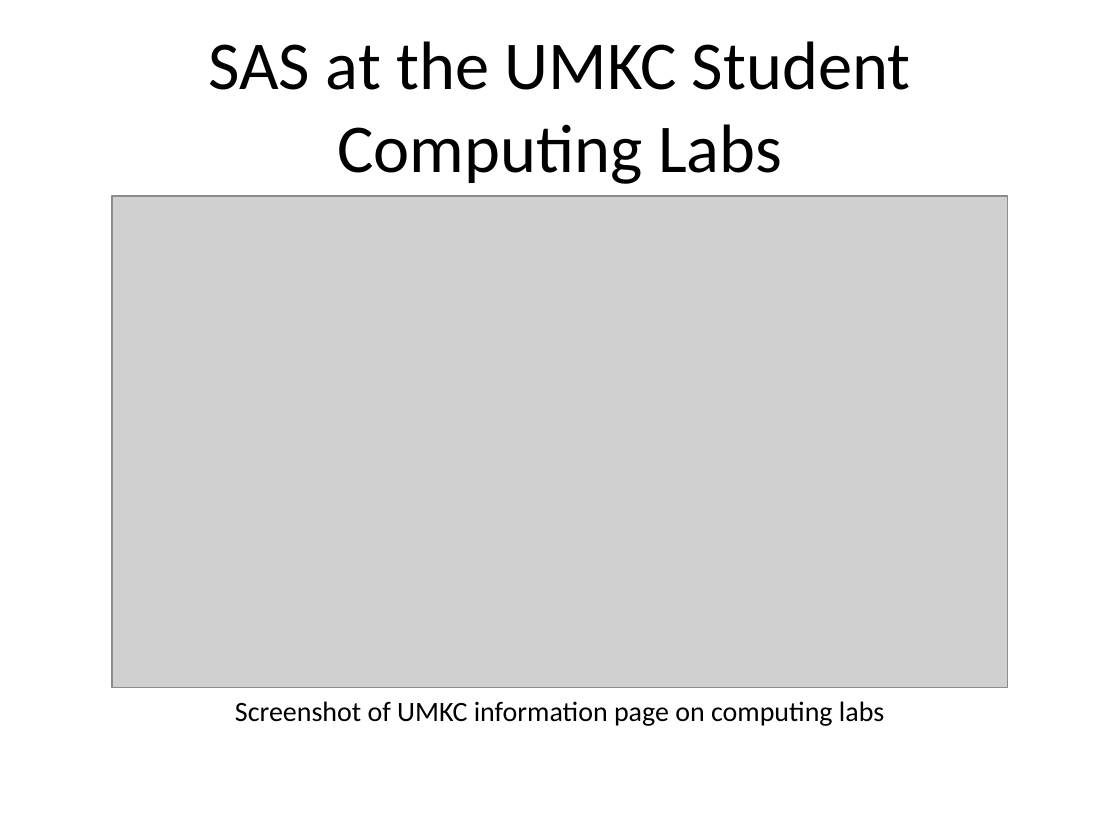
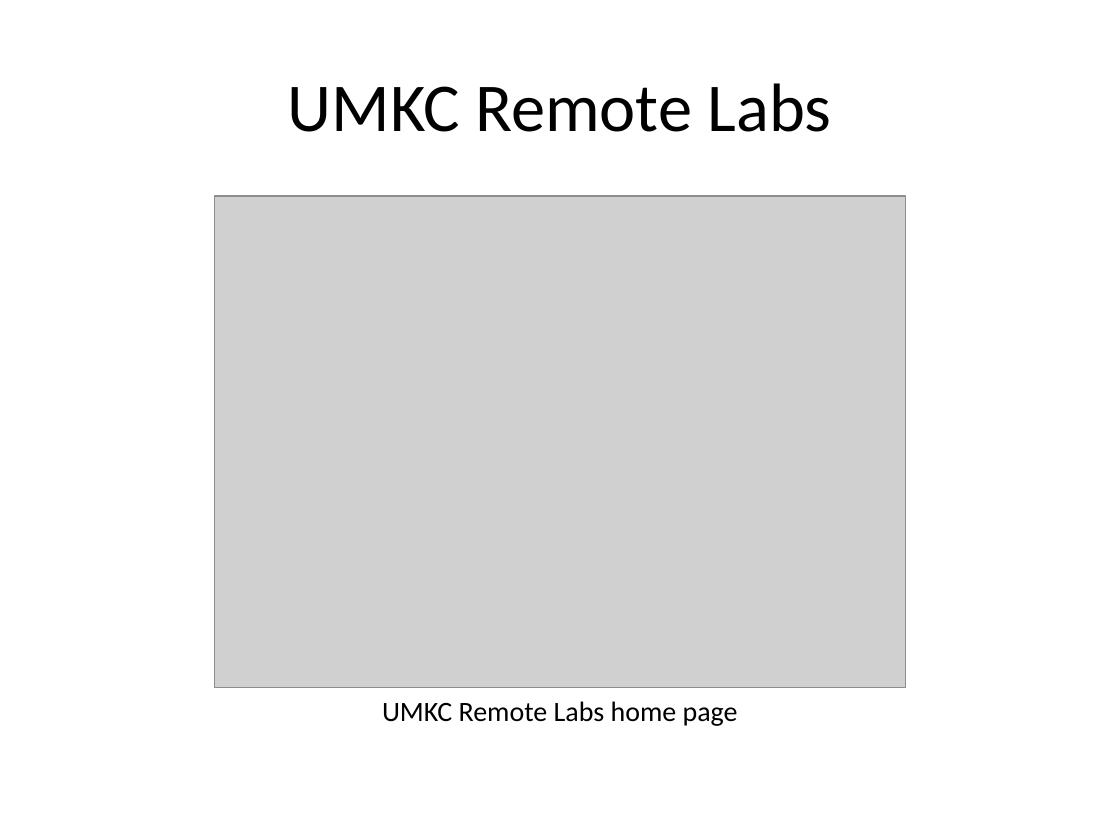
Before and after one commit to pmean/introduction-to-SAS, a slide deck: slide 13 of results/m01-course-introduction.pptx. Drawn at 1120x840 pixels with LibreOffice and Linux fonts; fonts in the diff are those of the drawing; grey boxes stand for pictures. Boxes give left, top, right and bottom in pixels: in the first picture for what was removed or moved away, otherwise in the second. Text is boxed around its words. In the diff, an @@ line names an element or a change of style, - is before the commit and + after.

```diff
--- a/results/m01-course-introduction.pptx
+++ b/results/m01-course-introduction.pptx
@@ title at [288,83,832,132]: text changed @@
-SAS at the UMKC Student Computing Labs
+UMKC Remote Labs
@@ picture: place and size @@
-picture at [112,196,1008,688]
+picture at [215,196,906,688]
@@ text at [382,701,738,726]: text changed @@
-Screenshot of UMKC information page on computing labs
+UMKC Remote Labs home page
```
Also in this commit, not shown: 10 other slides changed, 26 slides added, 18 slides removed, 9 other files.
